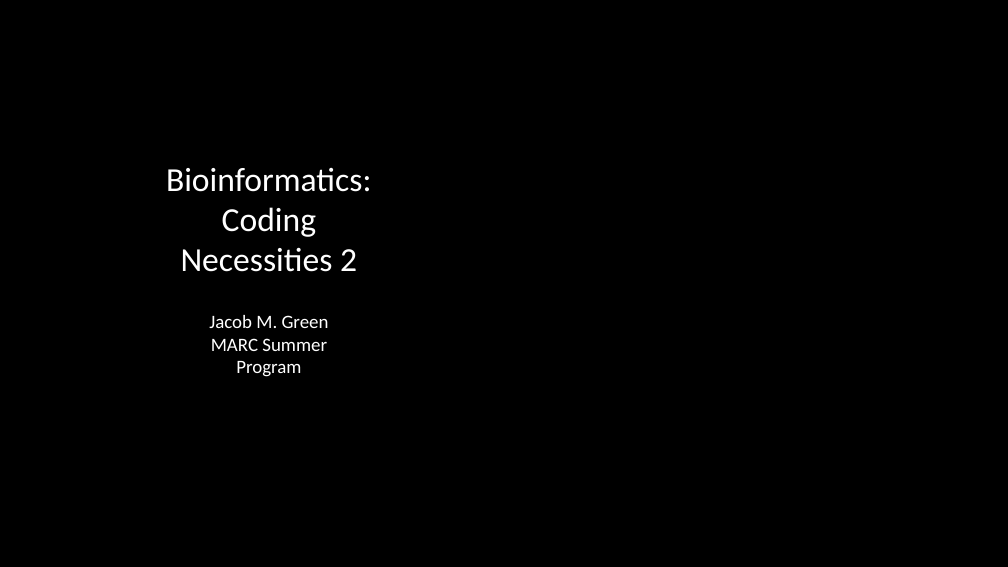
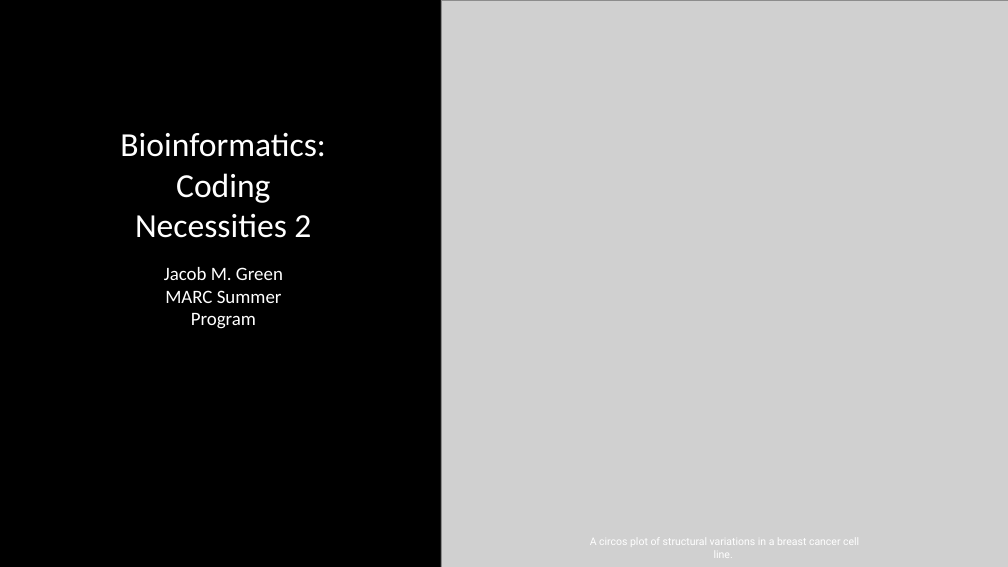
Before and after one commit to madmolecularman/MARC-Summer-2020, a slide deck: slide 1 of resources/coding/coding_necessities_2.pptx. Drawn at 1008x567 pixels with LibreOffice and Linux fonts; fonts in the diff are those of the drawing; grey boxes stand for pictures; background and template pictures are left out. Boxes give left, top, right and bottom in pixels: in the first picture for what was removed or moved away, otherwise in the second. Text is boxed around its words. In the diff, an @@ line names an element or a change of style, - is before the commit and + after.

Commit message:
adding coding excercises

```diff
--- a/resources/coding/coding_necessities_2.pptx
+++ b/resources/coding/coding_necessities_2.pptx
@@ picture added at bbox=[441, 0, 1008, 567] @@
@@ ellipse removed at bbox=[98, 97, 441, 446] @@
@@ text "Bioinformatics: Coding Necessities 2": place and size @@
-text "Bioinformatics: Coding Necessities 2" at bbox=[166, 168, 371, 272]
+text "Bioinformatics: Coding Necessities 2" at bbox=[120, 132, 325, 238]
@@ text "Jacob M. Green": place and size @@
-text "Jacob M. Green" at bbox=[209, 315, 329, 377]
+text "Jacob M. Green" at bbox=[164, 267, 283, 329]
@@ text added at bbox=[590, 538, 859, 557], 10 pt, text #FFFFFF @@
+A circos plot of structural variations in a breast cancer cell line.
```
Also in this commit, not shown: 4 other slides changed, 4 slides added, 3 slides removed, 1 other file.
